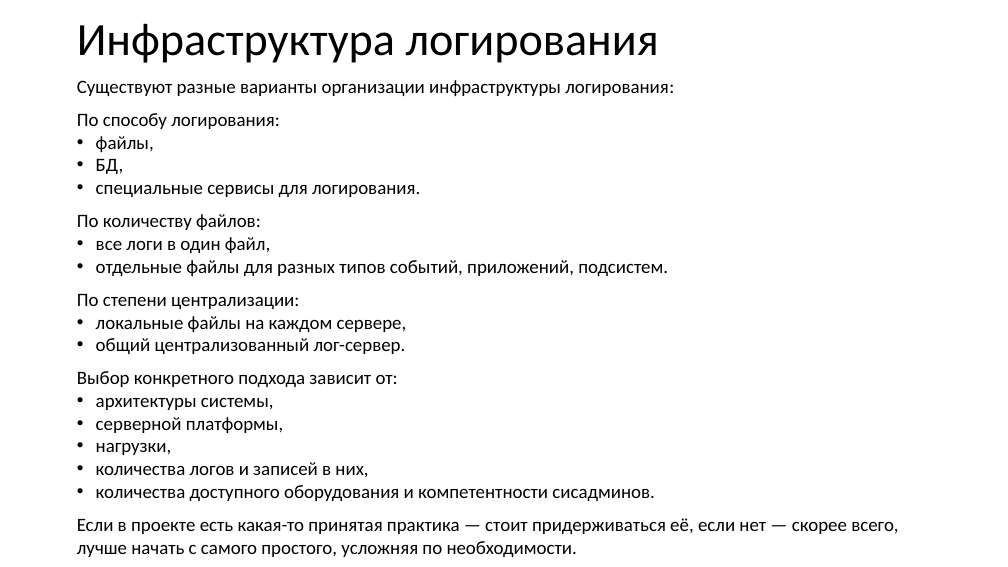
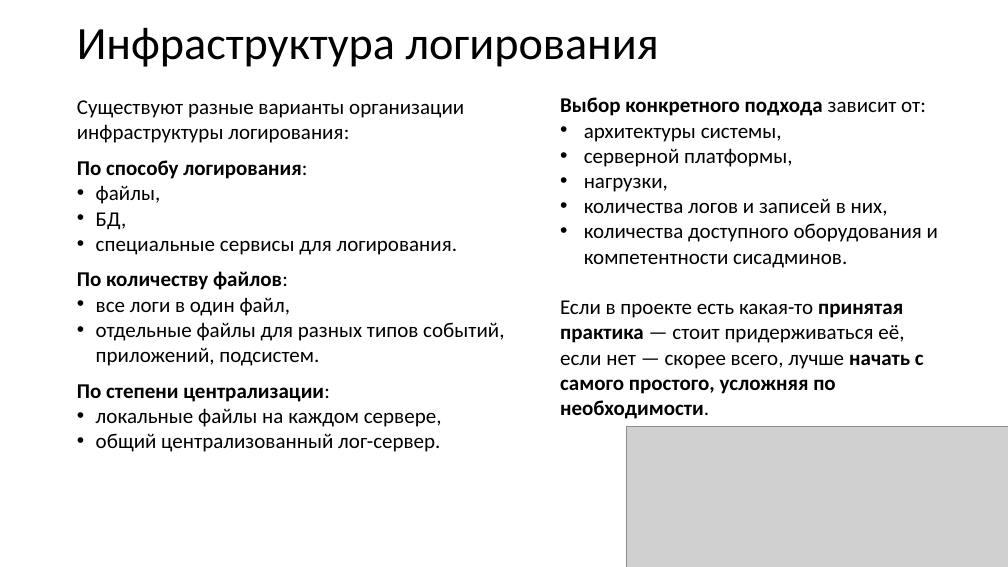
Before and after one commit to xtrueman/prog_instruments, a slide deck: slide 18 of presentations/Logging.pptx. Drawn at 1008x567 pixels with LibreOffice and Linux fonts; fonts in the diff are those of the drawing; grey boxes stand for pictures. Boxes give left, top, right and bottom in pixels: in the first picture for what was removed or moved away, otherwise in the second. Text is boxed around its words. In the diff, an @@ line names an element or a change of style, - is before the commit and + after.

```diff
--- a/presentations/Logging.pptx
+++ b/presentations/Logging.pptx
@@ title "Инфраструктура логирования": place and size @@
-title "Инфраструктура логирования" at box(77, 23, 659, 63)
+title "Инфраструктура логирования" at box(77, 27, 659, 67)
@@ text "Существуют разные варианты организации инфраструктуры ...": place and size @@
-text "Существуют разные варианты организации инфраструктуры ..." at box(77, 80, 898, 557)
+text "Существуют разные варианты организации инфраструктуры ..." at box(77, 100, 504, 452)
@@ text "Существуют разные варианты организации инфраструктуры ..." at box(77, 100, 504, 452): size 18 to 20 pt; bold on in "По способу логирования:", "По количеству файлов:", "По степени централизации:" @@
@@ text added at box(560, 97, 938, 419), 20 pt, text #000000 @@
+Выбор конкретного подхода зависит от:
+• архитектуры системы,
+• серверной платформы,
+• нагрузки,
+• количества логов и записей в них,
+• количества доступного оборудования и компетентности сисадминов.
+Если в проекте есть какая-то принятая практика — стоит придерживаться её, если нет — скорее всего, лучше начать с самого простого, усложняя по необходимости.
@@ text at box(77, 371, 898, 557): paragraphs removed @@
-Выбор конкретного подхода зависит от:
-• архитектуры системы,
-• серверной платформы,
-• нагрузки,
-• количества логов и записей в них,
-• количества доступного оборудования и компетентности сисадминов.
-Если в проекте есть какая-то принятая практика — стоит придерживаться её, если нет — скорее всего, лучше начать с самого простого, усложняя по необходимости.
@@ picture added at box(627, 426, 1008, 567) @@
```
Also in this commit, not shown: 21 other slides changed, 2 other files.
